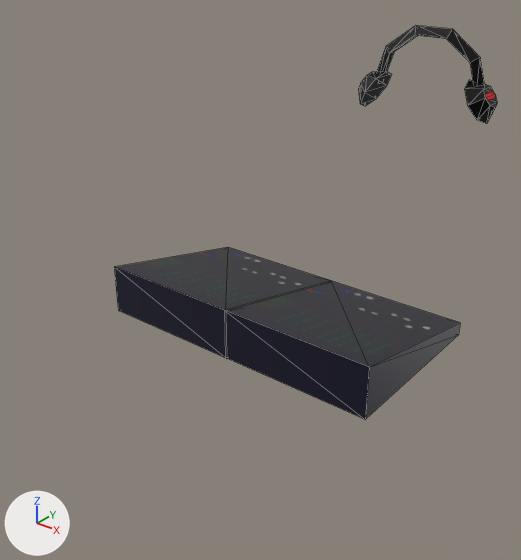
Two versions of the glTF model comverted/gltf/penguin_28_pa.glb, one commit apart.
Both versions are drawn from a 50 mm lens placed at (0.734, -1.37, 1.284), pointed at (-0.04, -0.403, 0.684). Lighting does not change. The marker at lower left points along +X, +Y and +Z. Mesh edges are drawn as thin lines. Where no turn or scale is listed for an object, it has been applied to the vertices. Vertices at the same position are counted once.

Before the edit, the objects in view are built like this:
```python
me_cube_001 = bpy.data.meshes.new('Cube.001')
me_cube_001.from_pydata(...)  # 16 vertices, 24 faces; spans x -0.309..0.266, y -0.164..0.174, z -0.045..0.051
# faces by material slot: [12, 12]
me_cube_001.materials.append(mat_material_001)
me_cube_001.materials.append(mat_material)
me_cylinder_003 = bpy.data.meshes.new('Cylinder.003')
me_cylinder_003.from_pydata(...)  # 50 vertices, 86 faces; spans x -0.172..0.149, y -0.021..0.09, z -0.11..0.076
me_cylinder_003.materials.append(mat_material_002)
ob_head_phone_mesh = bpy.data.objects.new('head_phone_mesh', me_cylinder_003)
ob_head_phone_mesh.location = (0.017, 0.09, 1.021)
ob_sound_console = bpy.data.objects.new('sound_console', me_cube_001)
ob_sound_console.location = (0.02, -0.384, 0.641)
```
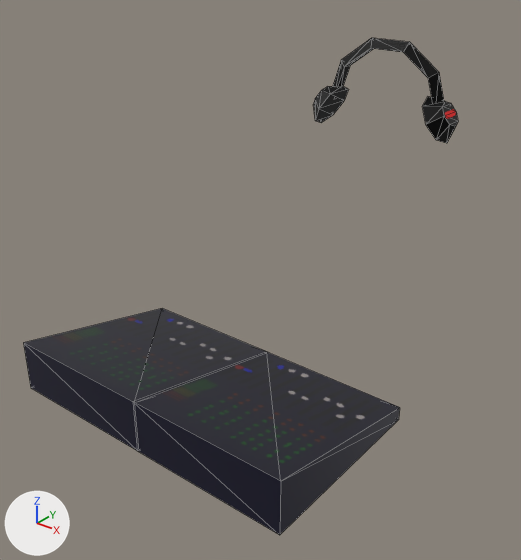
Location of each change, [x1, y1, x2, y2] in pixels of the pictures (521 x 560 px):
'sound_console', moved
    before: [114, 247, 460, 419]
    after: [24, 308, 400, 535]
'head_phone_mesh', moved
    before: [359, 26, 497, 124]
    after: [313, 38, 458, 143]

What changed in the scene script:
```text
Change me_cylinder_003:
    where me_cylinder_003.from_pydata(...)  # 50 vertices, 86 faces; spans x -0.172..0.149, y -0.021..0.09, z -0.11..0.076
    used by ob_head_phone_mesh; location = (0.017, 0.09, 1.021)
    me_cylinder_003 part 1: the whole mesh is moved by (-0.01, 0.109, 0.006)
Change ob_head_phone_mesh:
    ob_head_phone_mesh.location: (0.017, 0.09, 1.021) -> (0.017, -0.187, 1.006)
Change ob_sound_console:
    ob_sound_console.location: (0.02, -0.384, 0.641) -> (0.02, -0.603, 0.571)
```
